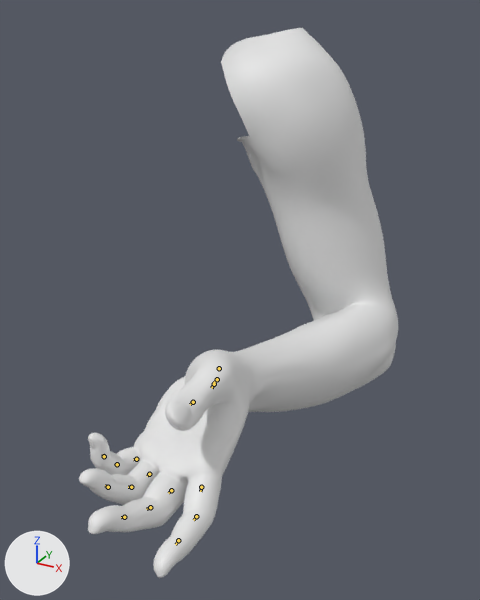
An edit to the glTF model public/models/hand.glb, drawn before and after from the same camera.
Rendered twice from a camera (50 mm lens) standing at (22.4, -35.7, 27.4) and looking at (-1.8, 8.3, 5.4). Arrows for +X, +Y and +Z are at lower left; the lights stay in place. The picture after the commit comes second. The bones that bend it are drawn over the model as lines.
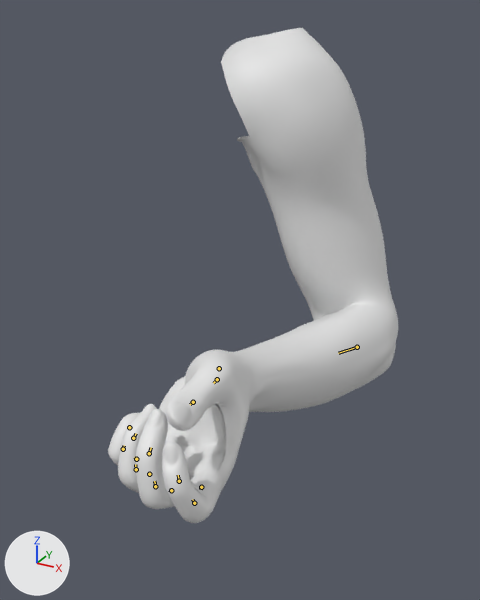
The newer file adds an action. The first version stands in its rest pose; the second is drawn at frame 1 of the action 'hand_unfold'.

Pixel boxes (x1, y1, x2, y2) of what changed, in the pictures (480 x 600 px):
'Object_2', posed (9% narrower, 10% shorter)
    before: (79, 28, 398, 578)
    after: (108, 28, 398, 523)
bone 'Index_1', root to tip
    before: (201, 487) to (200, 491)
    after: (201, 487) to (200, 489)
bone 'Index_2', root to tip
    before: (196, 516) to (193, 520)
    after: (194, 503) to (192, 499)
bone 'Index_3', root to tip
    before: (178, 540) to (175, 544)
    after: (179, 481) to (178, 475)
bone 'Middle_1', root to tip
    before: (171, 490) to (168, 493)
    after: (171, 490) to (169, 490)
bone 'Middle_2', root to tip
    before: (150, 507) to (146, 509)
    after: (155, 486) to (154, 481)
bone 'Middle_3', root to tip
    before: (124, 517) to (121, 517)
    after: (149, 453) to (151, 447)
bone 'Pinky_1', root to tip
    before: (136, 459) to (133, 459)
    after: (136, 459) to (134, 457)
bone 'Pinky_2', root to tip
    before: (117, 464) to (115, 463)
    after: (123, 449) to (124, 445)
bone 'Pinky_3', root to tip
    before: (104, 456) to (103, 454)
    after: (129, 427) to (131, 426)
bone 'Ring_1', root to tip
    before: (149, 474) to (147, 476)
    after: (149, 474) to (147, 473)
bone 'Ring_2', root to tip
    before: (131, 487) to (128, 487)
    after: (136, 469) to (135, 464)
bone 'Ring_3', root to tip
    before: (108, 487) to (105, 485)
    after: (133, 438) to (136, 433)

The change in detail:
Bone 'Index_1' (bone_index_1) turns from (0, 0, 0) to (-37, 0, 0) degrees about its own x, y and z.
Bone 'Index_2' (bone_index_2) turns from (0, 0, 0) to (-37, 0, 0) degrees about its own x, y and z.
Bone 'Index_3' (bone_index_3) turns from (0, 0, 0) to (-37, 0, 0) degrees about its own x, y and z.
Bone 'Middle_1' (bone_middle_1) turns from (0, 0, 0) to (-37, 0, 0) degrees about its own x, y and z.
Bone 'Middle_2' (bone_middle_2) turns from (0, 0, 0) to (-37, 0, 0) degrees about its own x, y and z.
Bone 'Middle_3' (bone_middle_3) turns from (0, 0, 0) to (-37, 0, 0) degrees about its own x, y and z.
Bone 'Pinky_1' (bone_pinky_1) turns from (0, 0, 0) to (-37, 0, 0) degrees about its own x, y and z.
Bone 'Pinky_2' (bone_pinky_2) turns from (0, 0, 0) to (-37, 0, 0) degrees about its own x, y and z.
Bone 'Pinky_3' (bone_pinky_3) turns from (0, 0, 0) to (-37, 0, 0) degrees about its own x, y and z.
Bone 'Ring_1' (bone_ring_1) turns from (0, 0, 0) to (-37, 0, 0) degrees about its own x, y and z.
Bone 'Ring_2' (bone_ring_2) turns from (0, 0, 0) to (-37, 0, 0) degrees about its own x, y and z.
Bone 'Ring_3' (bone_ring_3) turns from (0, 0, 0) to (-37, 0, 0) degrees about its own x, y and z.
